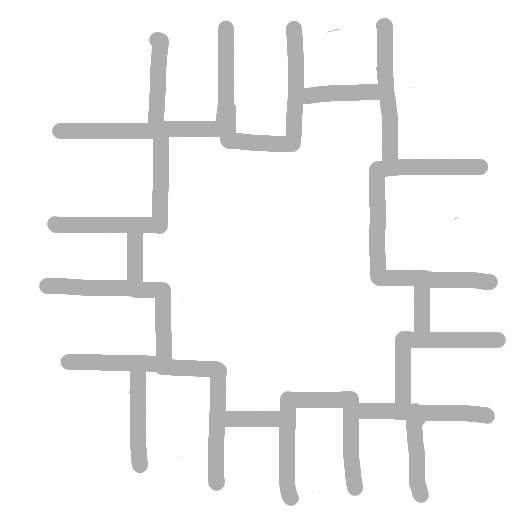
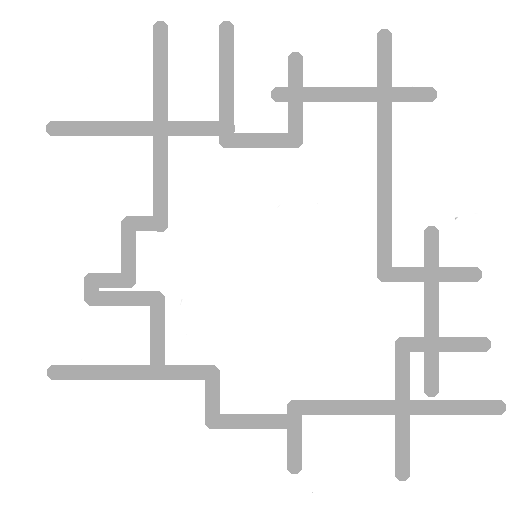
Layers edited between the first and the second 512×512 image:
added layer "Layer #1" above "Layer" over box(46, 21, 506, 481)
hid "Layer" over box(39, 18, 506, 506)
painted on "WeaknessDraft.png copy" over box(97, 33, 450, 297)
